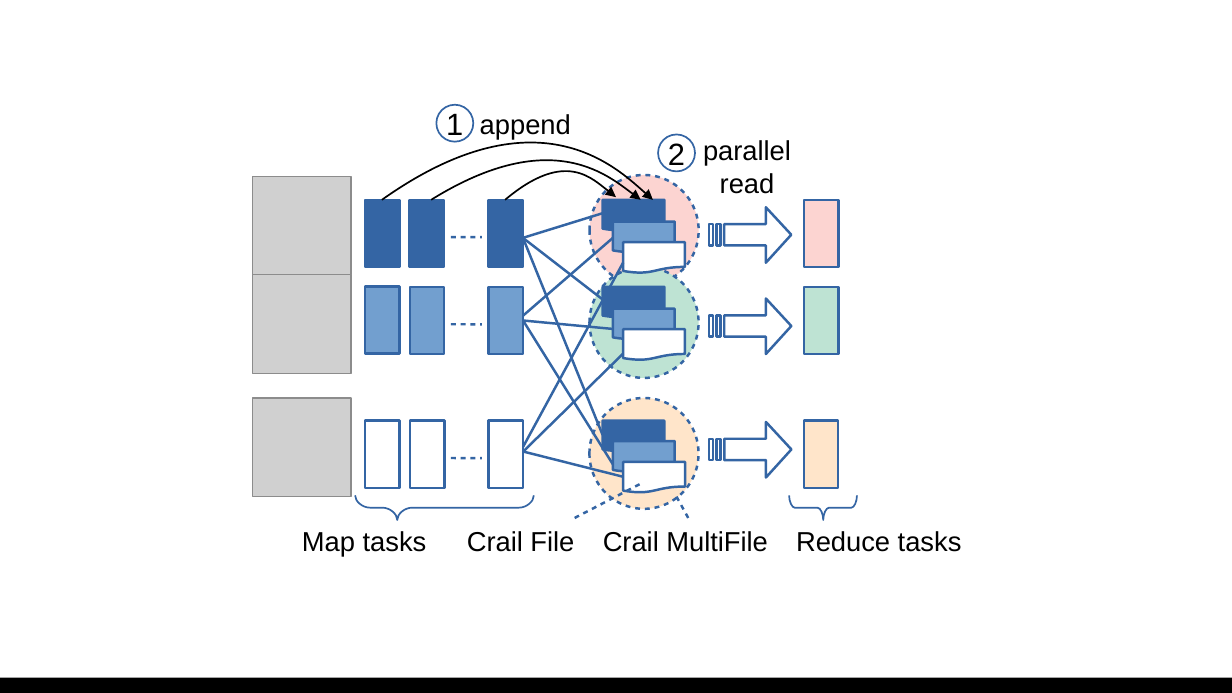
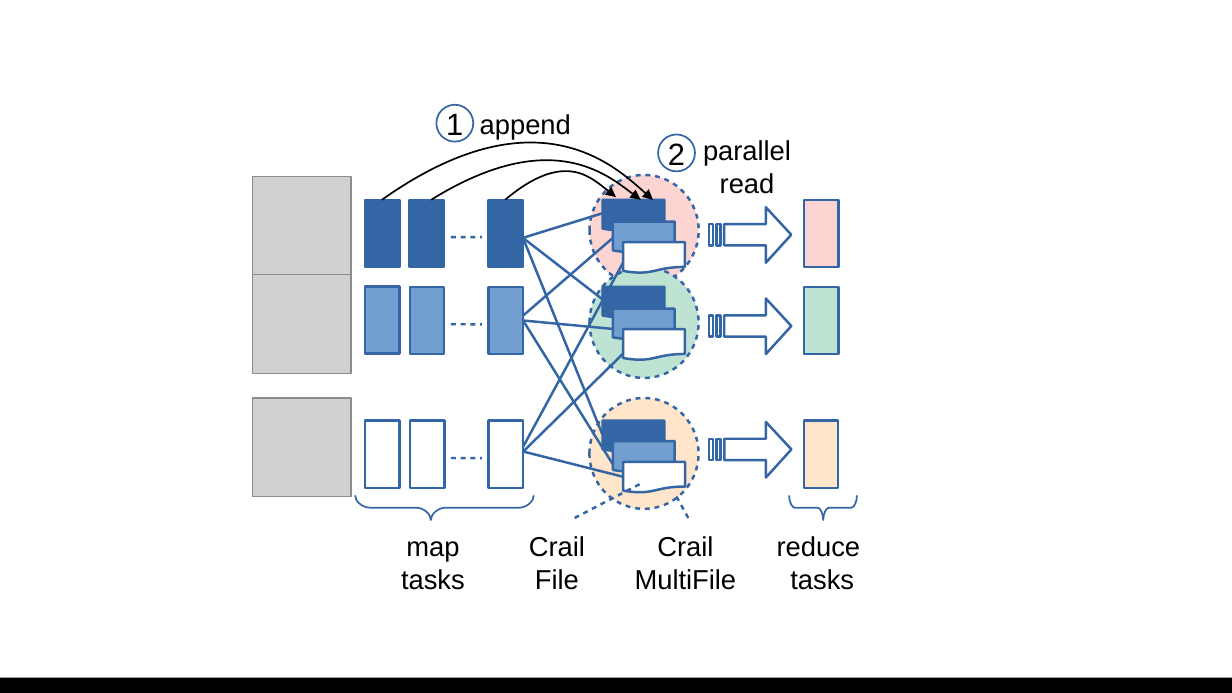
Before and after one commit to patrickstuedi/incubator-crail-website, a slide deck: slide 3 of site/_plots/blog/disaggregation/figures.odp. Drawn at 1232x693 pixels with LibreOffice and Linux fonts; fonts in the diff are those of the drawing; grey boxes stand for pictures. Boxes give left, top, right and bottom in pixels: in the first picture for what was removed or moved away, otherwise in the second. Text is boxed around its words. In the diff, an @@ line names an element or a change of style, - is before the commit and + after.

```diff
--- a/site/_plots/blog/disaggregation/figures.odp
+++ b/site/_plots/blog/disaggregation/figures.odp
@@ freeform shape at [355, 496, 534, 521]: outline redrawn @@
@@ text at [529, 536, 585, 590]: text changed @@
-Crail File
+Crail
+File
@@ text at [635, 536, 737, 590]: text changed @@
-Crail MultiFile
+Crail
+MultiFile
@@ text at [777, 536, 860, 590]: text changed @@
-Reduce tasks
+reduce
+tasks
@@ text at [401, 541, 465, 590]: text changed @@
-Map tasks
+map
+tasks
```
Also in this commit, not shown: 3 slides added, 2 other files.
